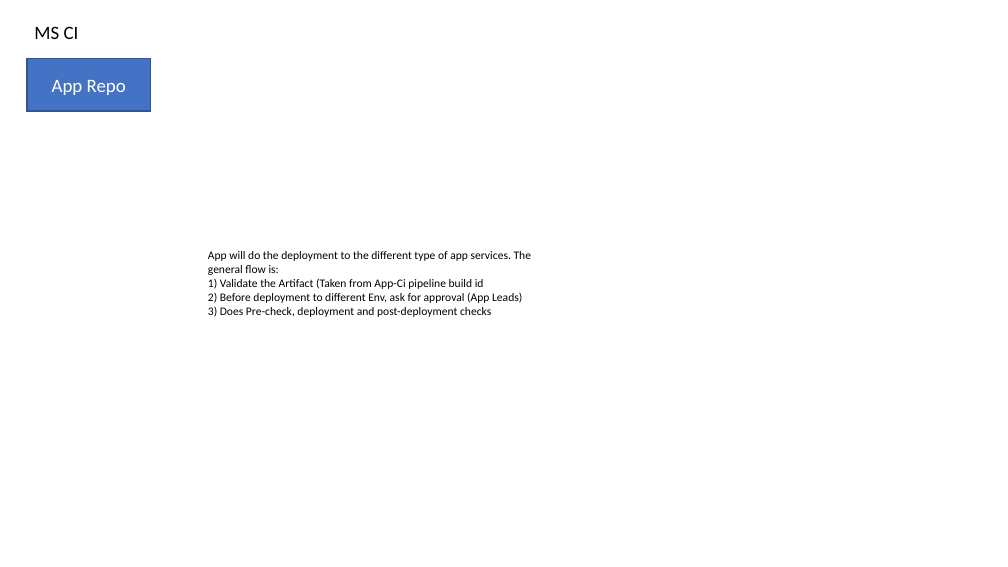
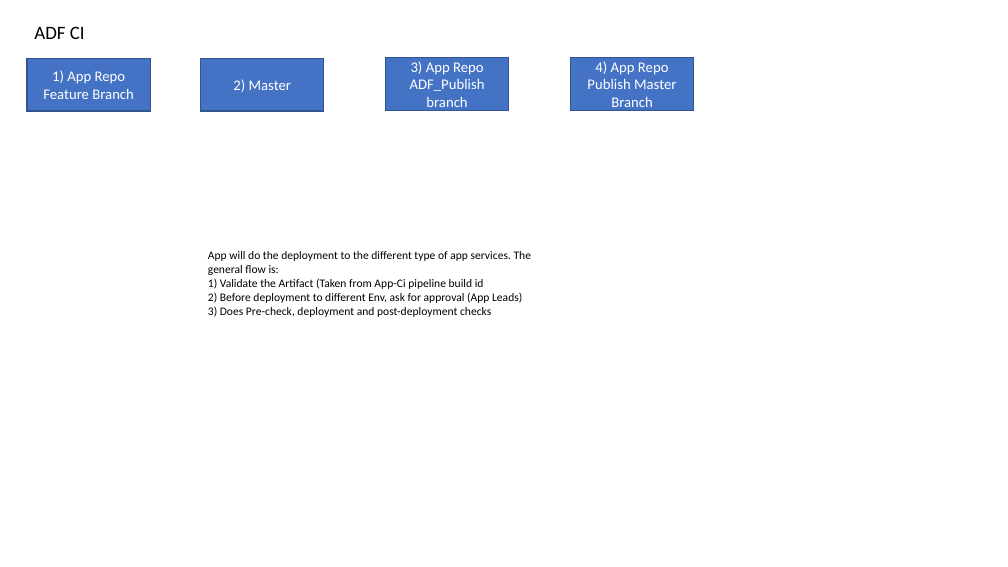
Before and after one commit to Scip316/scip-v1.github.io, a slide deck: slide 6 of intern/Sem2-diagram.pptx (slide 5 before the commit). Drawn at 1008x567 pixels with LibreOffice and Linux fonts; fonts in the diff are those of the drawing. Boxes give left, top, right and bottom in pixels: in the first picture for what was removed or moved away, otherwise in the second. Text is boxed around its words. In the diff, an @@ line names an element or a change of style, - is before the commit and + after.

Commit message:
update

```diff
--- a/intern/Sem2-diagram.pptx
+++ b/intern/Sem2-diagram.pptx
@@ text at bbox=[34, 26, 85, 39]: text changed @@
-MS CI
+ADF CI
@@ rectangle added at bbox=[200, 59, 324, 111], fill #4472C4, outline #325491 1 pt, 14 pt, text #FFFFFF @@
+2) Master
@@ rectangle added at bbox=[386, 57, 509, 110], fill #4472C4, outline #325491 1 pt, 14 pt, text #FFFFFF @@
+3) App Repo ADF_Publish branch
@@ rectangle added at bbox=[570, 57, 693, 110], fill #4472C4, outline #325491 1 pt, 14 pt, text #FFFFFF @@
+4) App Repo Publish Master Branch
@@ text in rectangle at bbox=[43, 70, 134, 99]: text changed; size 18 to 14 pt @@
-App Repo
+1) App Repo Feature Branch
```
Also in this commit, not shown: 5 other slides changed, 9 slides added.
